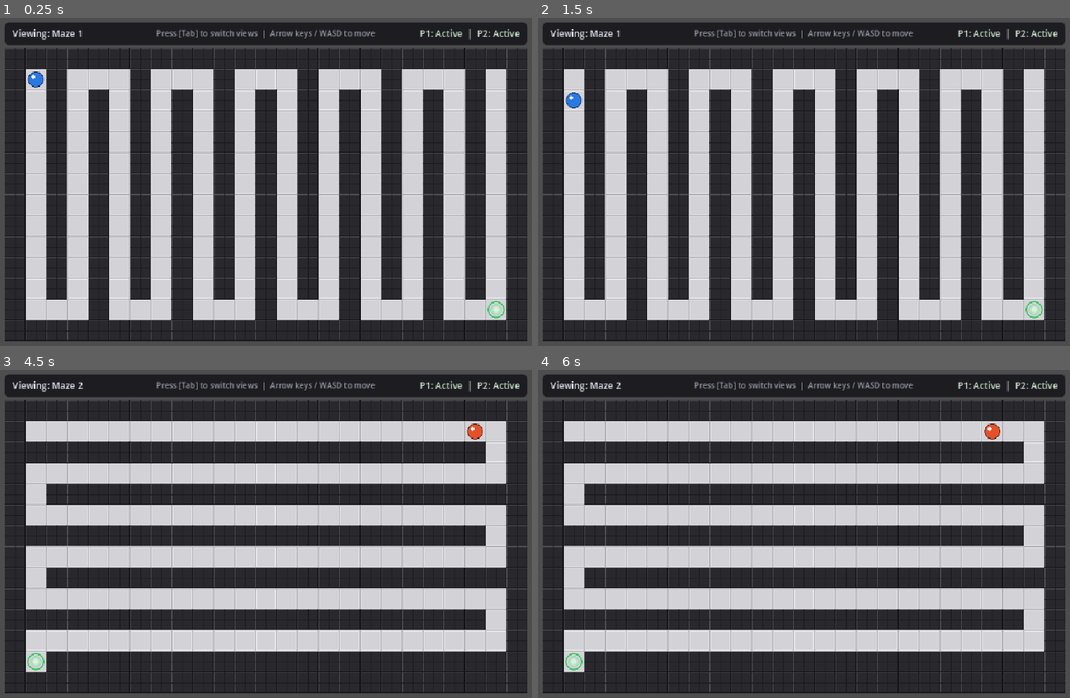
Above: before the commit, frames 1-4 (two rows, left to right).
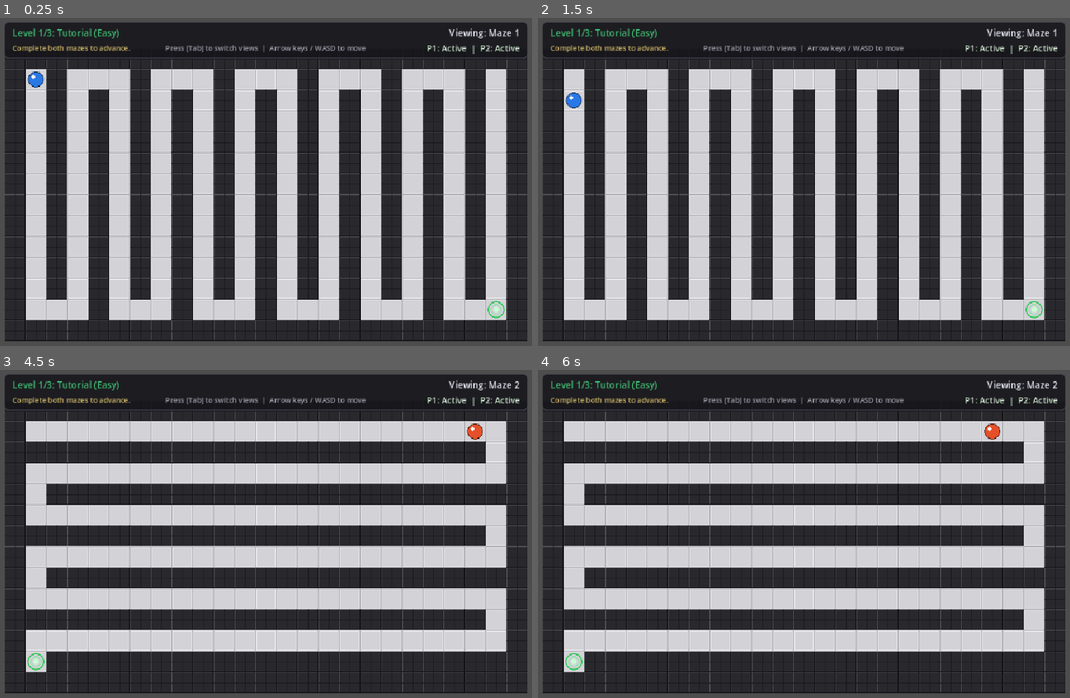
Above: after the commit, the same moments.

Repository: Max11-Siphe/After-Image
Game: Godot game, scene res://main.tscn
The game is run twice, just before and just after one commit, with the same random seed, the same clock (stepped at 60 frames per second) and the same inputs.
Inputs:
- Up to frame 1 (0.25 s): no input
- Up to frame 2 (1.5 s): tap Enter at 0.5 s; hold Right (move_right) 0.53-1.28 s; hold Tab (switch_view) 0.53-1.28 s; tap Space at 1.25 s; hold Down (move_down) from 1.28 s (still down); tap Tab (switch_view) at 1.35 s
- Up to frame 3 (4.5 s): tap Enter at 2, 3.5 s; release Down (move_down) at 2.03 s; hold Right (move_right) 2.03-2.78 s; hold Tab (switch_view) 2.03-2.78 s; tap Space at 2.75, 4.25 s; hold Up (move_up) 2.78-3.53 s; tap Tab (switch_view) at 2.85, 4.35 s; hold Tab (switch_view) 3.53-4.28 s; hold Left (move_left) from 3.53 s (still down)
- Up to frame 4 (6 s): release Left (move_left) at 5.03 s; hold Down (move_down) 5.03-5.78 s; hold Tab (switch_view) 5.03-5.78 s; hold Right (move_right) from 5.78 s (still down); tap Tab (switch_view) at 5.85 s

The runs differ from the first frame. In frame 1, 2.3% of the frame differs, in the area x 0-100%, y 3-13%; in frame 2, 2.3%; in frame 3, 2.3%; in frame 4, 2.3%.

Commit message:
added levels

Diff:
--- a/after-image/UI/hud.gd
+++ b/after-image/UI/hud.gd
@@ -1,7 +1,12 @@
 extends CanvasLayer
 
-@onready var maze_label: Label = $Panel/MarginContainer/HBoxContainer/MazeLabel
-@onready var status_label: Label = $Panel/MarginContainer/HBoxContainer/StatusLabel
+@onready var level_label: Label = $Panel/MarginContainer/VBoxContainer/TopRow/LevelLabel
+@onready var maze_label: Label = $Panel/MarginContainer/VBoxContainer/TopRow/MazeLabel
+@onready var status_label: Label = $Panel/MarginContainer/VBoxContainer/BottomRow/StatusLabel
+
+func set_level_info(level_num: int, total_levels: int, theme_name: String, difficulty: String) -> void:
+	if level_label:
+		level_label.text = "Level %d/%d: %s (%s)" % [level_num, total_levels, theme_name, difficulty]
 
 func set_viewing_maze(index: int) -> void:
 	if maze_label:
--- a/after-image/UI/hud.tscn
+++ b/after-image/UI/hud.tscn
@@ -18,11 +18,11 @@
 script = ExtResource("1_hud_script")
 
 [node name="Panel" type="Panel" parent="."]
-custom_minimum_size = Vector2(800, 36)
+custom_minimum_size = Vector2(800, 56)
 offset_left = 80.0
 offset_top = 6.0
 offset_right = 880.0
-offset_bottom = 42.0
+offset_bottom = 62.0
 theme_override_styles/panel = SubResource("StyleBoxFlat_hud")
 
 [node name="MarginContainer" type="MarginContainer" parent="Panel"]
@@ -33,34 +33,61 @@
 grow_horizontal = 2
 grow_vertical = 2
 theme_override_constants/margin_left = 12
+theme_override_constants/margin_top = 6
 theme_override_constants/margin_right = 12
+theme_override_constants/margin_bottom = 6
 
-[node name="HBoxContainer" type="HBoxContainer" parent="Panel/MarginContainer"]
+[node name="VBoxContainer" type="VBoxContainer" parent="Panel/MarginContainer"]
+layout_mode = 2
+theme_override_constants/separation = 4
+alignment = 1
+
+[node name="TopRow" type="HBoxContainer" parent="Panel/MarginContainer/VBoxContainer"]
 layout_mode = 2
 alignment = 1
 
-[node name="MazeLabel" type="Label" parent="Panel/MarginContainer/HBoxContainer"]
+[node name="LevelLabel" type="Label" parent="Panel/MarginContainer/VBoxContainer/TopRow"]
 layout_mode = 2
-size_flags_horizontal = 2
+size_flags_horizontal = 3
+theme_override_colors/font_color = Color(0.25, 0.75, 0.45, 1)
+theme_override_font_sizes/font_size = 14
+text = "Level 1/3: Tutorial (Easy)"
+vertical_alignment = 1
+
+[node name="MazeLabel" type="Label" parent="Panel/MarginContainer/VBoxContainer/TopRow"]
+layout_mode = 2
 theme_override_colors/font_color = Color(0.9, 0.9, 0.95, 1)
 theme_override_font_sizes/font_size = 14
 text = "Viewing: Maze 1"
+horizontal_alignment = 2
 vertical_alignment = 1
 
-[node name="InstructionLabel" type="Label" parent="Panel/MarginContainer/HBoxContainer"]
+[node name="BottomRow" type="HBoxContainer" parent="Panel/MarginContainer/VBoxContainer"]
+layout_mode = 2
+alignment = 1
+
+[node name="HelpLabel" type="Label" parent="Panel/MarginContainer/VBoxContainer/BottomRow"]
 layout_mode = 2
 size_flags_horizontal = 3
+theme_override_colors/font_color = Color(0.8, 0.7, 0.4, 1)
+theme_override_font_sizes/font_size = 11
+text = "Complete both mazes to advance."
+vertical_alignment = 1
+
+[node name="InstructionLabel" type="Label" parent="Panel/MarginContainer/VBoxContainer/BottomRow"]
+layout_mode = 2
+size_flags_horizontal = 6
 theme_override_colors/font_color = Color(0.6, 0.6, 0.65, 1)
-theme_override_font_sizes/font_size = 12
+theme_override_font_sizes/font_size = 11
 text = "Press [Tab] to switch views  |  Arrow keys / WASD to move"
 horizontal_alignment = 1
 vertical_alignment = 1
 
-[node name="StatusLabel" type="Label" parent="Panel/MarginContainer/HBoxContainer"]
+[node name="StatusLabel" type="Label" parent="Panel/MarginContainer/VBoxContainer/BottomRow"]
 layout_mode = 2
-size_flags_horizontal = 10
+size_flags_horizontal = 3
 theme_override_colors/font_color = Color(0.8, 0.9, 0.8, 1)
-theme_override_font_sizes/font_size = 14
+theme_override_font_sizes/font_size = 13
 text = "P1: Active  |  P2: Active"
 horizontal_alignment = 2
 vertical_alignment = 1
--- a/after-image/UI/win_screen.gd
+++ b/after-image/UI/win_screen.gd
@@ -1,8 +1,38 @@
 extends CanvasLayer
 
-signal restart_pressed
+signal primary_pressed
+signal retry_pressed
 signal quit_pressed
 
+@onready var primary_button: Button = $Panel/VBoxContainer/PrimaryButton
+@onready var retry_button: Button = $Panel/VBoxContainer/RetryButton
+@onready var quit_button: Button = $Panel/VBoxContainer/QuitButton
+@onready var title_label: Label = $Panel/VBoxContainer/TitleLabel
+@onready var desc_label: Label = $Panel/VBoxContainer/DescLabel
+
 func _ready() -> void:
-	$Panel/VBoxContainer/RestartButton.pressed.connect(func(): restart_pressed.emit())
-	$Panel/VBoxContainer/QuitButton.pressed.connect(func(): quit_pressed.emit())
+	primary_button.pressed.connect(func(): primary_pressed.emit())
+	retry_button.pressed.connect(func(): retry_pressed.emit())
+	quit_button.pressed.connect(func(): quit_pressed.emit())
+
+func setup_screen(is_last_level: bool) -> void:
+	# Ensure onready variables are initialized if called immediately
+	if not primary_button:
+		primary_button = $Panel/VBoxContainer/PrimaryButton
+	if not retry_button:
+		retry_button = $Panel/VBoxContainer/RetryButton
+	if not quit_button:
+		quit_button = $Panel/VBoxContainer/QuitButton
+	if not title_label:
+		title_label = $Panel/VBoxContainer/TitleLabel
+	if not desc_label:
+		desc_label = $Panel/VBoxContainer/DescLabel
+
+	if is_last_level:
+		title_label.text = "GAME COMPLETE!"
+		desc_label.text = "Congratulations! You have completed all levels."
+		primary_button.text = "Restart Game"
+	else:
+		title_label.text = "LEVEL COMPLETE!"
+		desc_label.text = "Both characters reached their goals!"
+		primary_button.text = "Next Level"
--- a/after-image/UI/win_screen.tscn
+++ b/after-image/UI/win_screen.tscn
@@ -46,16 +46,16 @@
 script = ExtResource("1_win_script")
 
 [node name="Panel" type="Panel" parent="."]
-custom_minimum_size = Vector2(400, 260)
+custom_minimum_size = Vector2(400, 300)
 anchors_preset = 8
 anchor_left = 0.5
 anchor_top = 0.5
 anchor_right = 0.5
 anchor_bottom = 0.5
 offset_left = -200.0
-offset_top = -130.0
+offset_top = -150.0
 offset_right = 200.0
-offset_bottom = 130.0
+offset_bottom = 150.0
 grow_horizontal = 2
 grow_vertical = 2
 theme_override_styles/panel = SubResource("StyleBoxFlat_win_panel")
@@ -67,14 +67,14 @@
 anchor_bottom = 1.0
 grow_horizontal = 2
 grow_vertical = 2
-theme_override_constants/separation = 16
+theme_override_constants/separation = 12
 alignment = 1
 
 [node name="TitleLabel" type="Label" parent="Panel/VBoxContainer"]
 layout_mode = 2
 theme_override_colors/font_color = Color(0.25, 0.75, 0.45, 1)
 theme_override_font_sizes/font_size = 28
-text = "VICTORY!"
+text = "LEVEL COMPLETE!"
 horizontal_alignment = 1
 vertical_alignment = 1
 
@@ -87,10 +87,10 @@
 vertical_alignment = 1
 
 [node name="ControlSpacer" type="Control" parent="Panel/VBoxContainer"]
-custom_minimum_size = Vector2(0, 10)
+custom_minimum_size = Vector2(0, 4)
 layout_mode = 2
 
-[node name="RestartButton" type="Button" parent="Panel/VBoxContainer"]
+[node name="PrimaryButton" type="Button" parent="Panel/VBoxContainer"]
 custom_minimum_size = Vector2(240, 36)
 layout_mode = 2
 size_flags_horizontal = 4
@@ -99,7 +99,18 @@
 theme_override_styles/normal = SubResource("StyleBoxFlat_button_normal")
 theme_override_styles/hover = SubResource("StyleBoxFlat_button_hover")
 theme_override_styles/pressed = SubResource("StyleBoxFlat_button_pressed")
-text = "Restart Game"
+text = "Next Level"
+
+[node name="RetryButton" type="Button" parent="Panel/VBoxContainer"]
+custom_minimum_size = Vector2(240, 36)
+layout_mode = 2
+size_flags_horizontal = 4
+theme_override_colors/font_color = Color(0.9, 0.9, 0.95, 1)
+theme_override_font_sizes/font_size = 14
+theme_override_styles/normal = SubResource("StyleBoxFlat_button_normal")
+theme_override_styles/hover = SubResource("StyleBoxFlat_button_hover")
+theme_override_styles/pressed = SubResource("StyleBoxFlat_button_pressed")
+text = "Retry Level"
 
 [node name="QuitButton" type="Button" parent="Panel/VBoxContainer"]
 custom_minimum_size = Vector2(240, 36)
--- a/after-image/levels/base_maze.gd
+++ b/after-image/levels/base_maze.gd
@@ -7,6 +7,9 @@
 
 var spawn_grid_pos: Vector2i
 var goal_grid_pos: Vector2i
+
+var _glow_tween: Tween
+var _flash_tween: Tween
 
 func _ready() -> void:
 	setup_maze()
@@ -41,3 +44,38 @@
 				goal_grid_pos = coords
 				if goal_sprite:
 					goal_sprite.position = Vector2(coords.x * 32 + 16, coords.y * 32 + 16)
+
+func set_occupied(occupied: bool) -> void:
+	if _glow_tween:
+		_glow_tween.kill()
+		_glow_tween = null
+
+	if not goal_sprite:
+		return
+
+	if occupied:
+		# Pulsate scale and modulate to represent a glow
+		_glow_tween = create_tween().set_loops()
+		_glow_tween.tween_property(goal_sprite, "scale", Vector2(1.2, 1.2), 0.4).set_trans(Tween.TRANS_SINE).set_ease(Tween.EASE_OUT)
+		_glow_tween.parallel().tween_property(goal_sprite, "modulate", Color(1.5, 2.0, 1.5, 1.0), 0.4).set_trans(Tween.TRANS_SINE).set_ease(Tween.EASE_OUT)
+		_glow_tween.tween_property(goal_sprite, "scale", Vector2(1.0, 1.0), 0.4).set_trans(Tween.TRANS_SINE).set_ease(Tween.EASE_IN)
+		_glow_tween.parallel().tween_property(goal_sprite, "modulate", Color(1.0, 1.2, 1.0, 1.0), 0.4).set_trans(Tween.TRANS_SINE).set_ease(Tween.EASE_IN)
+	else:
+		goal_sprite.scale = Vector2(1.0, 1.0)
+		goal_sprite.modulate = Color.WHITE
+
+func play_win_flash() -> void:
+	if _glow_tween:
+		_glow_tween.kill()
+		_glow_tween = null
+	if _flash_tween:
+		_flash_tween.kill()
+		_flash_tween = null
+
+	if not goal_sprite:
+		return
+
+	# Rapid flash
+	_flash_tween = create_tween().set_loops()
+	_flash_tween.tween_property(goal_sprite, "modulate", Color(3.0, 3.0, 3.0, 1.0), 0.1)
+	_flash_tween.tween_property(goal_sprite, "modulate", Color(0.2, 0.2, 0.2, 1.0), 0.1)
--- a/after-image/levels/maze_1_city.tscn
+++ b/after-image/levels/maze_1_city.tscn
@@ -18,7 +18,7 @@
 #...#.......#.........###
 #########################
 #.#########.#########.###
-#X......................#
+#.......................#
 #########################"
 
 [node name="TileMapLayer" type="TileMapLayer" parent="." unique_id=901834456]
--- a/after-image/levels/maze_1_cloud.tscn
+++ b/after-image/levels/maze_1_cloud.tscn
@@ -18,7 +18,7 @@
 #...#.......#.....#...###
 #########################
 #.#########.#########.###
-#X......................#
+#.......................#
 #########################"
 
 [node name="TileMapLayer" type="TileMapLayer" parent="." unique_id=901834456]
--- a/after-image/levels/maze_1_dungeon.tscn
+++ b/after-image/levels/maze_1_dungeon.tscn
@@ -18,7 +18,7 @@
 #.#...........#.......###
 #########################
 #.#########.#########.###
-#X......................#
+#.......................#
 #########################"
 
 [node name="TileMapLayer" type="TileMapLayer" parent="." unique_id=396810365]
--- a/after-image/levels/maze_2_city.tscn
+++ b/after-image/levels/maze_2_city.tscn
@@ -18,7 +18,7 @@
 #.#.....#.............###
 #########################
 #.#########.#########.###
-#X......................#
+#.......................#
 #########################"
 
 [node name="TileMapLayer" type="TileMapLayer" parent="." unique_id=585138925]
--- a/after-image/levels/maze_2_cloud.tscn
+++ b/after-image/levels/maze_2_cloud.tscn
@@ -18,7 +18,7 @@
 #.......#.......#....G###
 #########################
 #.#########.#########.###
-#X......................#
+#.......................#
 #########################"
 
 [node name="TileMapLayer" type="TileMapLayer" parent="." unique_id=585138925]
--- a/after-image/levels/maze_2_dungeon.tscn
+++ b/after-image/levels/maze_2_dungeon.tscn
@@ -18,7 +18,7 @@
 #.........#...........###
 #########################
 #.#########.#########.###
-#X......................#
+#.......................#
 #########################"
 
 [node name="TileMapLayer" type="TileMapLayer" parent="." unique_id=1696963516]
--- a/after-image/main.tscn
+++ b/after-image/main.tscn
@@ -1,26 +1,12 @@
 [gd_scene format=3 uid="uid://d30lwy7abj05o"]
 
 [ext_resource type="Script" uid="uid://cn336bb0e1whl" path="res://scripts/game_manager.gd" id="1_manager"]
-[ext_resource type="PackedScene" path="res://levels/tutorial_maze_1.tscn" id="2_maze1"]
-[ext_resource type="PackedScene" path="res://levels/tutorial_maze_2.tscn" id="3_maze2"]
-[ext_resource type="PackedScene" path="res://players/player.tscn" id="4_player"]
 [ext_resource type="PackedScene" path="res://UI/hud.tscn" id="5_hud"]
 [ext_resource type="PackedScene" path="res://UI/win_screen.tscn" id="6_winscreen"]
 
 [node name="Main" type="Node2D" unique_id=1041015546]
 script = ExtResource("1_manager")
 
-[node name="Maze1" parent="." unique_id=1791945406 instance=ExtResource("2_maze1")]
-position = Vector2(80, 46)
-
-[node name="Character1" parent="Maze1" unique_id=1289572359 instance=ExtResource("4_player")]
-
-[node name="Maze2" parent="." unique_id=758925304 instance=ExtResource("3_maze2")]
-position = Vector2(80, 46)
-
-[node name="Character2" parent="Maze2" unique_id=1521784075 instance=ExtResource("4_player")]
-is_inverted = true
-
 [node name="HUD" parent="." unique_id=172678090 instance=ExtResource("5_hud")]
 
 [node name="WinScreen" parent="." unique_id=939147242 instance=ExtResource("6_winscreen")]
--- a/after-image/players/player.gd
+++ b/after-image/players/player.gd
@@ -29,10 +29,6 @@
 	position = Vector2(grid_pos.x * 32 + 16, grid_pos.y * 32 + 16)
 
 func try_move(input_dir: Vector2i) -> void:
-	# Once a player reaches the goal, they remain complete and lock in place
-	if has_reached_goal:
-		return
-
 	var actual_dir = -input_dir if is_inverted else input_dir
 	var target_pos = grid_pos + actual_dir
 
@@ -65,6 +61,7 @@
 	)
 
 func check_goal() -> void:
-	if grid_pos == goal_grid_pos and not has_reached_goal:
-		has_reached_goal = true
+	var on_goal = (grid_pos == goal_grid_pos)
+	if on_goal != has_reached_goal:
+		has_reached_goal = on_goal
 		goal_reached.emit()
--- a/after-image/scripts/game_manager.gd
+++ b/after-image/scripts/game_manager.gd
@@ -1,39 +1,48 @@
 extends Node2D
 
-@onready var maze1: Node2D = $Maze1
-@onready var maze2: Node2D = $Maze2
-@onready var character1: CharacterBody2D = $Maze1/Character1
-@onready var character2: CharacterBody2D = $Maze2/Character2
+const LEVEL_DATA = [
+	{
+		"name": "Tutorial",
+		"difficulty": "Easy",
+		"maze1_scene": "res://levels/tutorial_maze_1.tscn",
+		"maze2_scene": "res://levels/tutorial_maze_2.tscn"
+	},
+	{
+		"name": "Metro Grid",
+		"difficulty": "Medium",
+		"maze1_scene": "res://levels/maze_1_city.tscn",
+		"maze2_scene": "res://levels/maze_2_city.tscn"
+	},
+	{
+		"name": "Castle Keep",
+		"difficulty": "Hard",
+		"maze1_scene": "res://levels/maze_1_dungeon.tscn",
+		"maze2_scene": "res://levels/maze_2_dungeon.tscn"
+	}
+]
+
 @onready var hud: CanvasLayer = $HUD
 @onready var win_screen: CanvasLayer = $WinScreen
 
+var maze1: Node2D
+var maze2: Node2D
+var character1: CharacterBody2D
+var character2: CharacterBody2D
+
+var current_level_index: int = 0
 var current_view: int = 1
 var is_game_won: bool = false
 
 func _ready() -> void:
 	setup_input_actions()
 
-	# Connect player goal signals
-	character1.goal_reached.connect(_on_character_goal_reached)
-	character2.goal_reached.connect(_on_character_goal_reached)
-
 	# Connect win screen signals
-	win_screen.restart_pressed.connect(restart_game)
-	win_screen.quit_pressed.connect(quit_game)
-
-	# Initialize gameplay dependencies
-	# Character 1 moves in Maze 1
-	character1.maze_layer = maze1.tilemap_layer
-	character1.spawn_grid_pos = maze1.spawn_grid_pos
-	character1.goal_grid_pos = maze1.goal_grid_pos
-
-	# Character 2 moves in Maze 2
-	character2.maze_layer = maze2.tilemap_layer
-	character2.spawn_grid_pos = maze2.spawn_grid_pos
-	character2.goal_grid_pos = maze2.goal_grid_pos
-
-	# Reset states to begin
-	restart_game()
+	win_screen.primary_pressed.connect(_on_win_screen_primary)
+	win_screen.retry_pressed.connect(_on_win_screen_retry)
+	win_screen.quit_pressed.connect(_on_win_screen_quit)
+
+	# Load the first level
+	load_level(0)
 
 func setup_input_actions() -> void:
 	var actions = {
@@ -55,6 +64,9 @@
 	if is_game_won:
 		return
 
+	if not is_instance_valid(character1) or not is_instance_valid(character2):
+		return
+
 	# Ignore input while players are moving to keep them synced
 	if character1.is_moving or character2.is_moving:
 		return
@@ -79,6 +91,59 @@
 		character2.try_move(dir) # Sent as positive, Character 2 will invert it internally
 		get_viewport().set_input_as_handled()
 
+func load_level(index: int) -> void:
+	# 1. Clean up existing mazes and characters immediately
+	if is_instance_valid(maze1):
+		remove_child(maze1)
+		maze1.queue_free()
+	if is_instance_valid(maze2):
+		remove_child(maze2)
+		maze2.queue_free()
+
+	maze1 = null
+	maze2 = null
+	character1 = null
+	character2 = null
+
+	current_level_index = index
+
+	var data = LEVEL_DATA[index]
+
+	# 2. Instantiate and add new mazes
+	var m1_res = load(data.maze1_scene)
+	maze1 = m1_res.instantiate()
+	maze1.position = Vector2(80, 46)
+	add_child(maze1)
+
+	var m2_res = load(data.maze2_scene)
+	maze2 = m2_res.instantiate()
+	maze2.position = Vector2(80, 46)
+	add_child(maze2)
+
+	# 3. Instantiate and add characters
+	var player_scene = load("res://players/player.tscn")
+
+	character1 = player_scene.instantiate()
+	character1.name = "Character1"
+	character1.is_inverted = false
+	character1.maze_layer = maze1.tilemap_layer
+	character1.spawn_grid_pos = maze1.spawn_grid_pos
+	character1.goal_grid_pos = maze1.goal_grid_pos
+	character1.goal_reached.connect(_on_character_goal_reached)
+	maze1.add_child(character1)
+
+	character2 = player_scene.instantiate()
+	character2.name = "Character2"
+	character2.is_inverted = true
+	character2.maze_layer = maze2.tilemap_layer
+	character2.spawn_grid_pos = maze2.spawn_grid_pos
+	character2.goal_grid_pos = maze2.goal_grid_pos
+	character2.goal_reached.connect(_on_character_goal_reached)
+	maze2.add_child(character2)
+
+	# 4. Restart gameplay loop
+	restart_game()
+
 func toggle_view() -> void:
 	if current_view == 1:
 		current_view = 2
@@ -87,21 +152,43 @@
 	update_view_visibility()
 
 func update_view_visibility() -> void:
-	if current_view == 1:
-		maze1.visible = true
-		maze2.visible = false
-	else:
-		maze1.visible = false
-		maze2.visible = true
+	if is_instance_valid(maze1):
+		maze1.visible = (current_view == 1)
+	if is_instance_valid(maze2):
+		maze2.visible = (current_view == 2)
 	hud.set_viewing_maze(current_view)
 
 func _on_character_goal_reached() -> void:
+	if not is_instance_valid(character1) or not is_instance_valid(character2):
+		return
+
+	# Update occupied status of goals
+	if is_instance_valid(maze1):
+		maze1.set_occupied(character1.has_reached_goal)
+	if is_instance_valid(maze2):
+		maze2.set_occupied(character2.has_reached_goal)
+
 	hud.set_completion_status(character1.has_reached_goal, character2.has_reached_goal)
 	check_win_condition()
 
 func check_win_condition() -> void:
 	if character1.has_reached_goal and character2.has_reached_goal:
 		is_game_won = true
+
+		# Play win flash animation on both goals
+		if is_instance_valid(maze1):
+			maze1.play_win_flash()
+		if is_instance_valid(maze2):
+			maze2.play_win_flash()
+
+		# Show win screen after a short delay (e.g. 0.8 seconds) to let flash play
+		await get_tree().create_timer(0.8).timeout
+
+		# If game was restarted or changed during the timer, check if it's still won
+		if not is_game_won:
+			return
+
+		win_screen.setup_screen(current_level_index == LEVEL_DATA.size() - 1)
 		win_screen.visible = true
 
 func restart_game() -> void:
@@ -109,11 +196,39 @@
 	win_screen.visible = false
 	current_view = 1
 
-	character1.reset_to_start()
-	character2.reset_to_start()
+	if is_instance_valid(character1):
+		character1.reset_to_start()
+	if is_instance_valid(character2):
+		character2.reset_to_start()
 
 	update_view_visibility()
+
+	if is_instance_valid(maze1):
+		maze1.set_occupied(false)
+	if is_instance_valid(maze2):
+		maze2.set_occupied(false)
+
+	hud.set_level_info(
+		current_level_index + 1,
+		LEVEL_DATA.size(),
+		LEVEL_DATA[current_level_index].name,
+		LEVEL_DATA[current_level_index].difficulty
+	)
 	hud.set_completion_status(false, false)
+
+func _on_win_screen_primary() -> void:
+	if current_level_index == LEVEL_DATA.size() - 1:
+		# Restart Game (returns to Level 1)
+		load_level(0)
+	else:
+		# Next Level
+		load_level(current_level_index + 1)
+
+func _on_win_screen_retry() -> void:
+	restart_game()
+
+func _on_win_screen_quit() -> void:
+	quit_game()
 
 func quit_game() -> void:
 	get_tree().quit()
Not shown, added: after-image/testing/validation_report.txt
